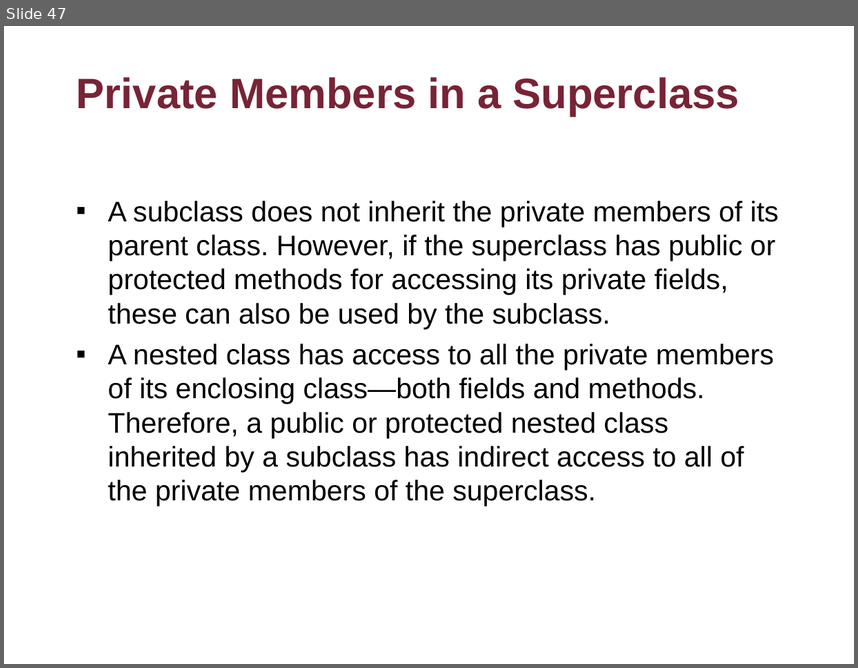
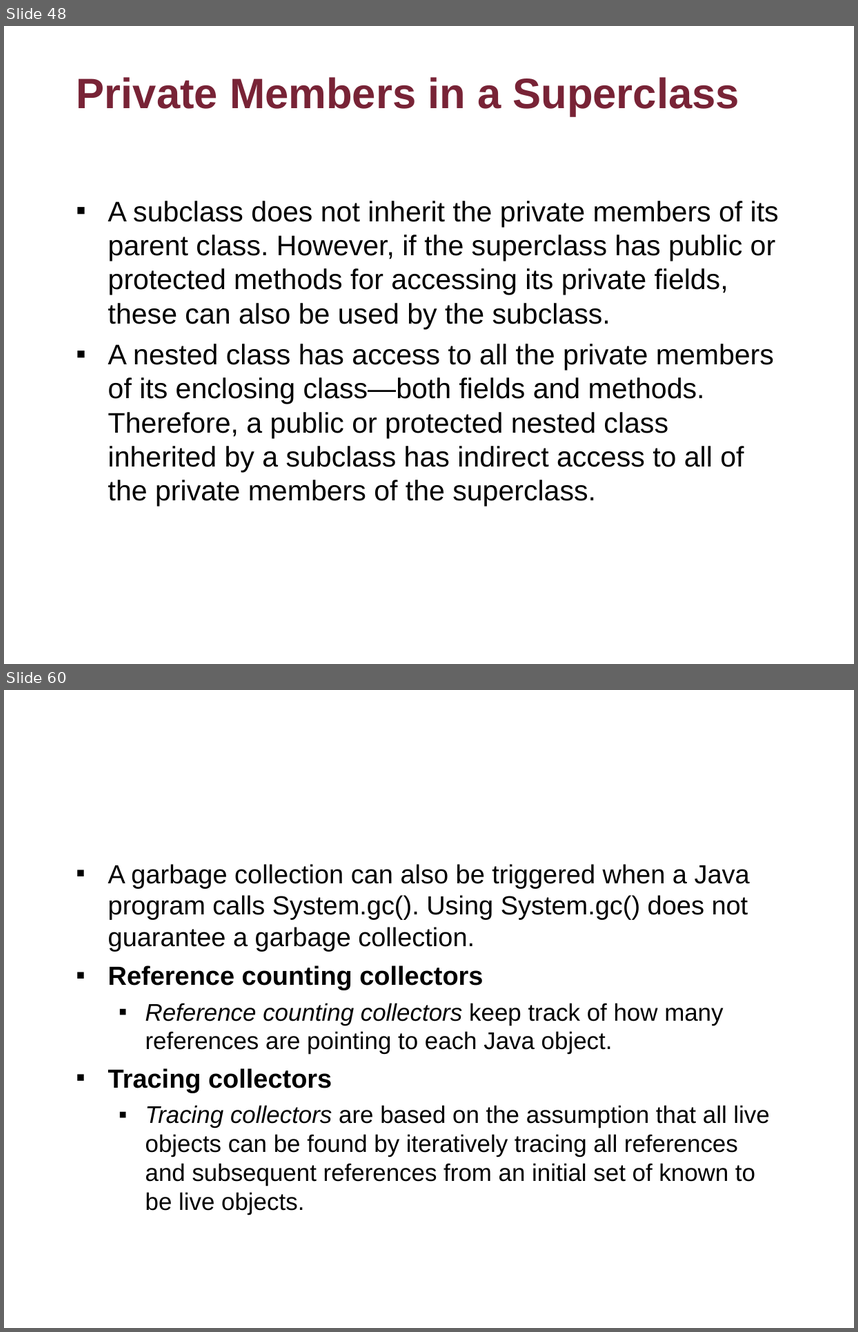
Before and after one commit to flyworker/java-workshop, a slide deck: Advanced Java Workshop-Concordia.ppt. Shown one above the other, each under a label of ours: slide 47 before the commit, slides 48 and 60 after it; the slides between them are not shown. The pictures are 858x668 and 858x1332 pixels, drawn with LibreOffice and Linux fonts; fonts in the diff are those of the drawing; background and template pictures are left out. Boxes give left, top, right and bottom in pixels: in the first picture for what was removed or moved away, otherwise in the second. Text is boxed around its words. In the diff, an @@ line names an element or a change of style, - is before the commit and + after.

```diff
--- a/Advanced Java Workshop-Concordia.ppt
+++ b/Advanced Java Workshop-Concordia.ppt
@@ slide 60 added at (4, 690, 854, 1328), background picture (left out) @@
@@ text added at (108, 864, 769, 1214), 20.4 pt, text #000000 @@
+▪ A garbage collection can also be triggered when a Java program calls System.gc(). Using System.gc() does not guarantee a garbage collection.
+▪ Reference counting collectors
+  ▪ Reference counting collectors keep track of how many references are pointing to each Java object.
+▪ Tracing collectors
+  ▪ Tracing collectors are based on the assumption that all live objects can be found by iteratively tracing all references and subsequent references from an initial set of known to be live objects.
@@ what was slide 47 is now slide 48 @@
```
Also in this commit, not shown: 24 other slides added, 9 other files.
